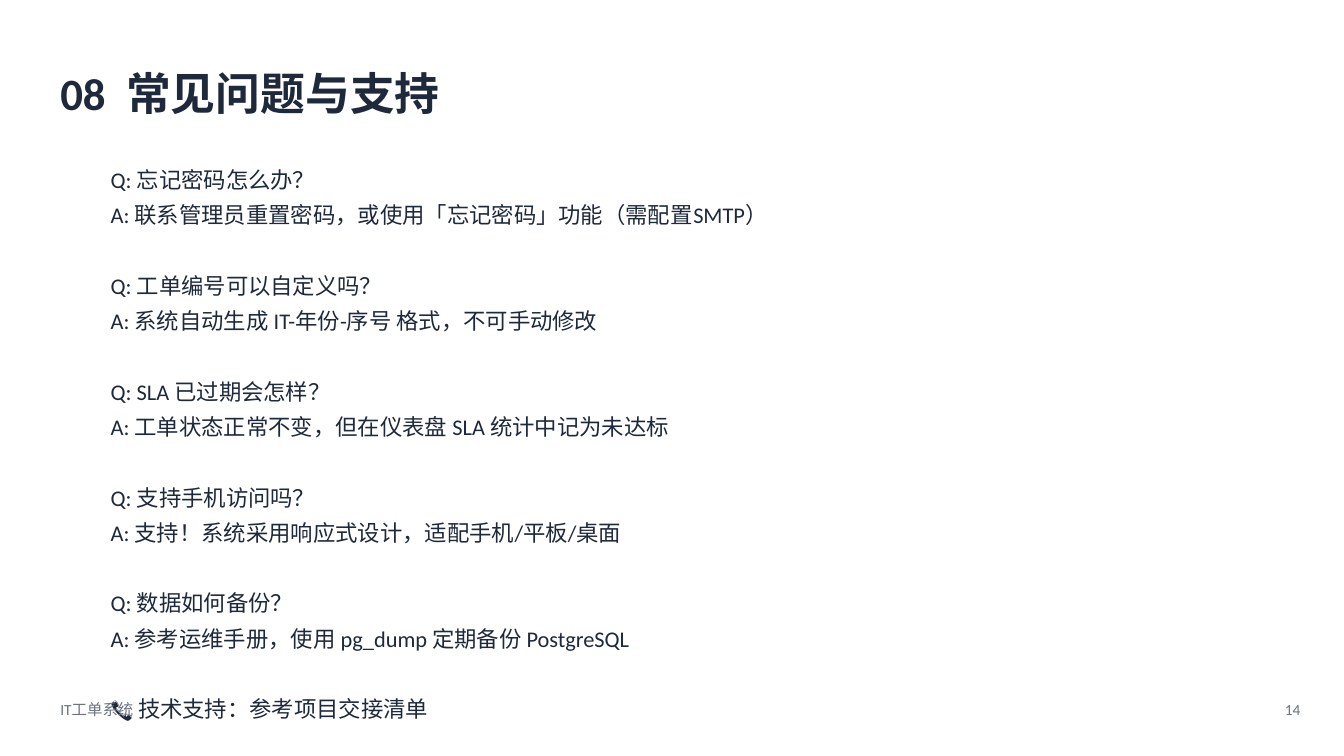
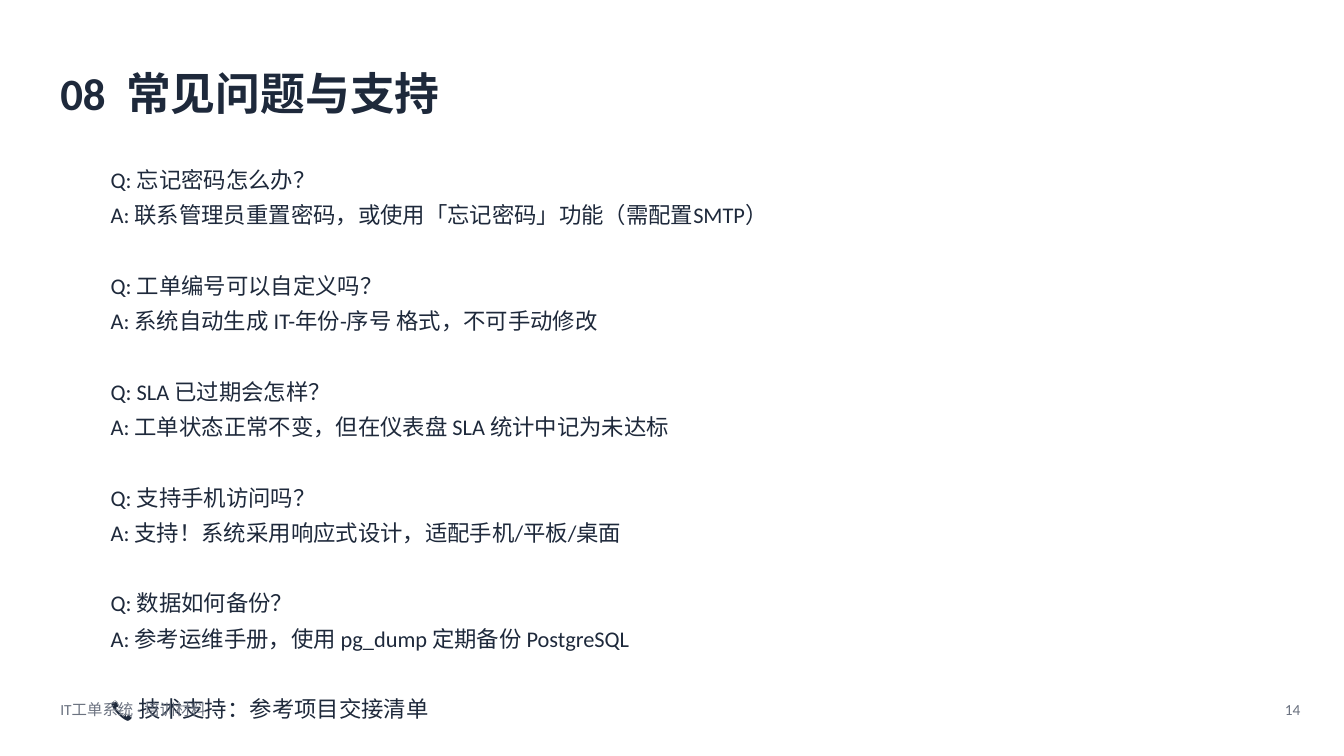
Before and after one commit to vspoptang/it-ticketing, a slide deck: slide 14 of docs/IT工单系统-培训材料.pptx. Drawn at 1344x756 pixels with LibreOffice and Linux fonts; fonts in the diff are those of the drawing. Boxes give left, top, right and bottom in pixels: in the first picture for what was removed or moved away, otherwise in the second. Text is boxed around its words. In the diff, an @@ line names an element or a change of style, - is before the commit and + after.

```diff
--- a/docs/IT工单系统-培训材料.pptx
+++ b/docs/IT工单系统-培训材料.pptx
@@ text at [60,700,206,720]: text changed @@
-IT工单系统
+IT工单系统 · 培训材料
```
Also in this commit, not shown: 12 other slides changed, 6 other files.
